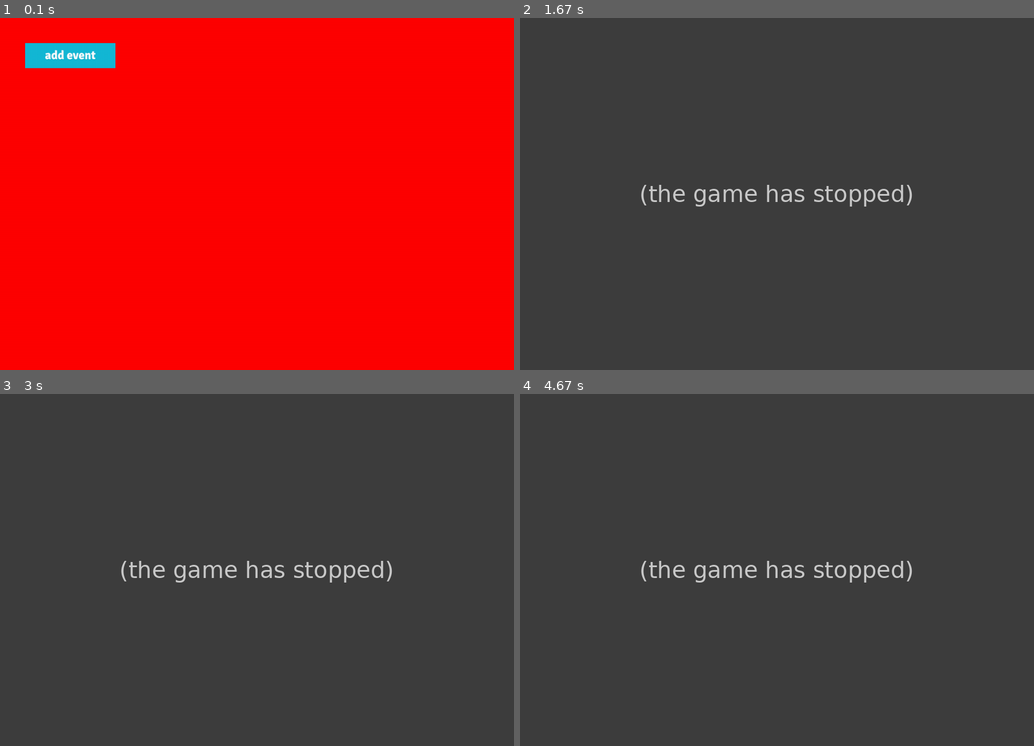
Above: before the commit, frames 1-4 (two rows, left to right).
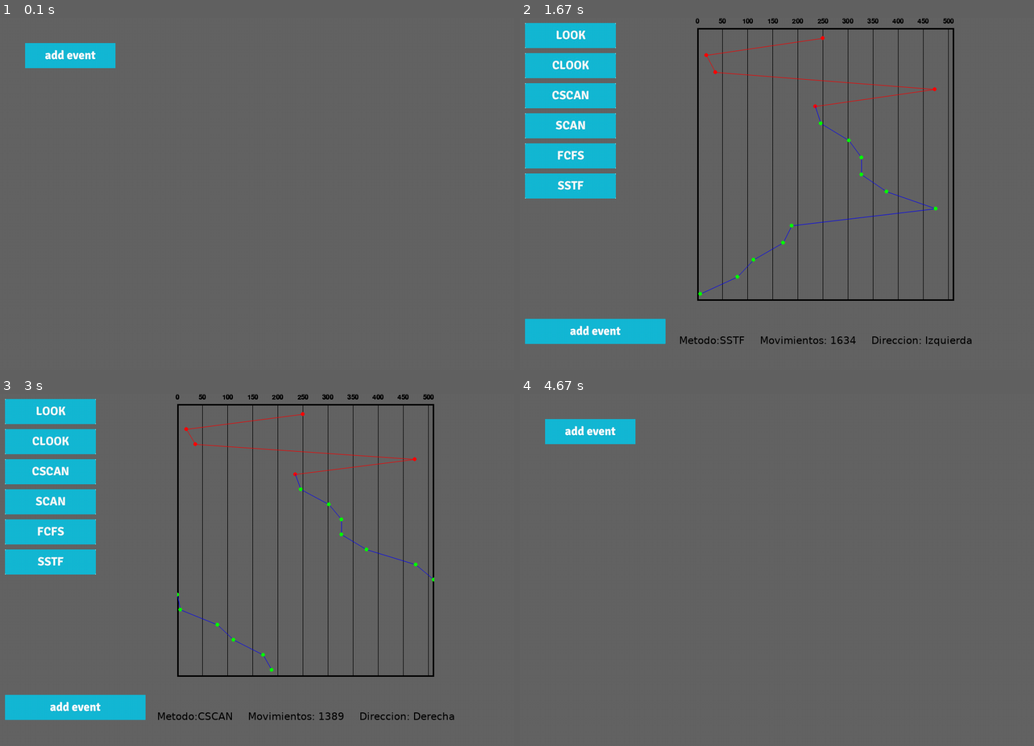
Above: after the commit, the same moments.

Repository: farfanoide/simuladorHDD
Game: pygame game, started from testppal.py
Same seed, same stepped clock (60 frames per second), same inputs: the game is played once before the commit and once after it. The source is Python 2; it was converted automatically to run under Python 3.
Inputs (mouse positions are in pixels of both pictures, inside the frame that each line leads up to):
- Up to frame 1 (0.1 s): no input
- Up to frame 2 (1.67 s): click (591, 56) at 0.38 s; click (571, 35) at 0.72 s; click (571, 186) at 1.05 s
- Up to frame 3 (3 s): click (51, 471) at 1.88 s
- Up to frame 4 (4.67 s): click (571, 439) at 3.22 s; click (581, 492) at 3.55 s; click (597, 707) at 4.38 s

The runs differ from the first frame. In frame 1, 99% of the frame differs, in the area x 0-100%, y 0-100%; in frame 2, 99%; in frame 3, 99%; in frame 4, 100%.
Error before the commit: NameError: name 'results' is not defined (testppal.py line 30); the game stopped at 0.72 s (later frames are placeholders)

Commit message:
two screens working

Diff:
--- a/gui/guiclasses.py
+++ b/gui/guiclasses.py
@@ -1,48 +1,136 @@
 import os,sys,pygame
 from pygame.locals import *
 from buttons import BaseButton
+from gui.graphic import Graphic
 
 
 class SetUpScreen():
 
-	def __init__(self, screen, obj):
+	def __init__(self, screen, bkg_colour, obj):
 		self.screen = screen
-		self.screen.fill((255,0,0))
+		self.bkg_colour = bkg_colour
+		self.screen.fill(self.bkg_colour)
 		self.lote = obj
 		self.buttons = []
-		self.buttons.append(BaseButton(101, (50,50),  obj_class = self, action = "switchSelect", img="gui/img/button_small.png"))
+		self.buttons.append(BaseButton(159, (50,50),  obj_class = self, action = "switchSelect", img="gui/img/button_small.png"))
 		self.selected = True
 
 	def showScreen(self):
-		self.screen.fill((255,0,0))
+		self.screen.fill(self.bkg_colour)
 		for button in self.buttons:
 			self.screen.blit(button.img, button.pos)
 		pygame.display.update()
 
 	def switchSelect(self):
+		self.screen.fill(self.bkg_colour)
 		self.selected = not self.selected
 
 class AlgorithmScreen():
 
-	def __init__(self, screen,obj):
+	"""Class that handle the graphics section of the main screen"""
+	def __init__(self, screen, bkg_colour, simulation):
+		####
 		self.screen = screen
-		self.screen.fill((0,0,255))
+		self.width = screen.get_width()
+		self.height = screen.get_height()
+		self.graphic_screen = pygame.Surface((self.width,self.height))
+		self.graphic_screen.fill(bkg_colour)
+		self.bkg_colour = bkg_colour
+		self.simulation = simulation
+		#####
+		self.graphic = Graphic((int(self.width*1/5), 0, int(self.width*4/5), int(self.height*5/6)), (100,100,100), self.simulation.max_tracks+1)
+		self.leyend_sfc = pygame.Surface((int(self.width*4/5),int(self.height) - int(self.height*5/6)))
+		self.leyend_sfc.fill(bkg_colour)
+		self.graphic_screen.blit(self.leyend_sfc,(0,int(self.height*5/6) ))
+		self.selected = False
 		self.buttons = []
-		self.lote = obj
-		self.selected = False
 		self.buttons.append(BaseButton(101, (10,600), obj_class = self, action = "switchSelect", img="gui/img/button.png"))
-		self.buttons.append(BaseButton(2, (10,10), obj_class = self.lote, action = "executeLOOK", img = "gui/img/LOOK.jpg"))
-		self.buttons.append(BaseButton(3, (10,70), obj_class = self.lote, action = "executeCLOOK", img ="gui/img/CLOOK.jpg"))
-		self.buttons.append(BaseButton(4, (10,130), obj_class = self.lote, action = "executeCSCAN", img ="gui/img/CSCAN.jpg"))
-		self.buttons.append(BaseButton(5, (10,190), obj_class = self.lote, action = "executeSCAN", img ="gui/img/SCAN.jpg"))
-		self.buttons.append(BaseButton(6, (10,250), obj_class = self.lote, action = "executeFCFS", img ="gui/img/FCFS.jpg"))
-		self.buttons.append(BaseButton(7, (10,310), obj_class = self.lote, action = "executeSSTF", img ="gui/img/SSTF.jpg"))
+		self.buttons.append(BaseButton(2, (10,10), obj_class = self.simulation, action = "executeLOOK", img = "gui/img/LOOK.jpg"))
+		self.buttons.append(BaseButton(3, (10,70), obj_class = self.simulation, action = "executeCLOOK", img ="gui/img/CLOOK.jpg"))
+		self.buttons.append(BaseButton(4, (10,130), obj_class = self.simulation, action = "executeCSCAN", img ="gui/img/CSCAN.jpg"))
+		self.buttons.append(BaseButton(5, (10,190), obj_class = self.simulation, action = "executeSCAN", img ="gui/img/SCAN.jpg"))
+		self.buttons.append(BaseButton(6, (10,250), obj_class = self.simulation, action = "executeFCFS", img ="gui/img/FCFS.jpg"))
+		self.buttons.append(BaseButton(7, (10,310), obj_class = self.simulation, action = "executeSSTF", img ="gui/img/SSTF.jpg"))
+
+	def __calculate_coordinates(self, requirements):
+		reqs_quantity = 0
+		for reqs in requirements:
+			if reqs:
+				reqs_quantity += len(reqs)
+		print requirements
+		coordinates = ([],[],[])
+		# height of the graphic
+		y_axis = self.graphic.height - 2* self.graphic.padding
+		step = int(y_axis / reqs_quantity)
+		i = self.graphic.padding
+		for x in range(len(requirements)):
+			if requirements[x]:
+				for req in requirements[x]:
+					coordinate = ((req, i))
+					i += step
+					coordinates[x].append(coordinate)
+		return coordinates
+
+	def print_canvas(self):
+		self.graphic.draw_grid(50)
+		self.graphic.label_grid(50)
+		self.graphic.canvas_sfc.blit(self.graphic.graphic_sfc,self.graphic.grid_rect)
+		self.graphic_screen.blit(self.graphic.canvas_sfc, (0,0))
+
+	def print_graphic(self, list_reqs):
+		self.print_canvas()
+		self.graphic.draw_graphic(self.__calculate_coordinates(list_reqs))
+		self.graphic_screen.blit(self.graphic.canvas_sfc,(0,0))
+
+
+	def print_leyends(self, algorithm='Algoritmo', movements='movs', direction="derOizq"):
+		self.leyend_sfc.fill((self.bkg_colour))
+		if direction:
+			directiontxt = 'Derecha'
+		else:
+			directiontxt = 'Izquierda'
+		leyend = 'Metodo:' + algorithm + '     Movimientos: ' + \
+			str(movements) + '     Direccion: ' + directiontxt
+		pygame.font.init()
+		# Let's make the font obj match the space available
+		font_size = 500
+		leyend_Font = pygame.font.SysFont("ubuntu",font_size)
+		while ((leyend_Font.size(leyend)[1] > self.leyend_sfc.get_height()) or (leyend_Font.size(leyend)[0] > self.leyend_sfc.get_width())):
+			font_size -= 10
+			leyend_Font = pygame.font.SysFont("ubuntu",font_size)
+
+		# Now make the Surface with the font
+		txt_surface = leyend_Font.render(leyend, True, (0, 0, 0))
+		#center the surface in the available space
+		rect_sfc = txt_surface.get_rect()
+		print rect_sfc
+		rect_sfc[1] =(self.leyend_sfc.get_height() - txt_surface.get_height()) /2
+		rect_sfc[0] = (self.leyend_sfc.get_width() - txt_surface.get_width())/2
+
+		#Finally we blit the surface with de centered coordinates
+		self.leyend_sfc.blit(txt_surface, rect_sfc)
+		self.graphic_screen.blit(self.leyend_sfc,(0,int(self.height*5/6) ))
+
+		return rect_sfc
+
+	def print_reqs_attended(self):
+		pygame.font.init()
+		txt = pygame.font.SysFont(None,40)
+		txt_sfc = txt.render("Req. Atendidos",True,(0,0,0))
+		self.graphic_screen.blit(txt_sfc,((3*self.width[0]/4+(self.width[0]/4 - txt_sfc.get_width())/2),0))
+		req_txt = pygame.font.SysFont(None,25)
+		i=txt_sfc.get_height()
+		for element in self.simulation.algorithm.attended:
+			req_sfc = req_txt.render(str(element),True,(0,0,0))
+			self.graphic_screen.blit(req_sfc,((3*self.width[0]/4+(self.width[0]/4 - txt_sfc.get_width())/2),i))
+			i+=req_sfc.get_height()
 
 	def showScreen(self):
-		self.screen.fill((0,0,255))
+		# self.screen.fill(self.bkg_colour)
 		for button in self.buttons:
 			self.screen.blit(button.img, button.pos)
 		pygame.display.update()
 
 	def switchSelect(self):
+		self.screen.fill(self.bkg_colour)
 		self.selected = not self.selected
--- a/gui/screen_algorithms.py
+++ b/gui/screen_algorithms.py
@@ -3,22 +3,35 @@
 import pygame
 from pygame.locals import *
 from graphic import Graphic
+from buttons import BaseButton
 
 
-class ScreenAlgorithms:
+class ScreenAlgorithms():
 
     """Class that handle the graphics section of the main screen"""
-    def __init__(self, size, bkg_colour, simulation):
-        self.width = size[0]
-        self.height = size[1]
-        self.graphic_screen = pygame.Surface(size)
+    def __init__(self, screen, bkg_colour, simulation):
+        ####
+        self.screen = screen
+        self.width = screen.get_width()
+        self.height = screen.get_height()
+        self.graphic_screen = pygame.Surface((self.width,self.height))
         self.graphic_screen.fill(bkg_colour)
         self.bkg_colour = bkg_colour
         self.simulation = simulation
+        #####
         self.graphic = Graphic((int(self.width*1/5), 0, int(self.width*4/5), int(self.height*5/6)), (100,100,100), self.simulation.max_tracks+1)
         self.leyend_sfc = pygame.Surface((int(self.width*4/5),int(self.height) - int(self.height*5/6)))
-        self.leyend_sfc.fill((255,0,0))
+        self.leyend_sfc.fill(bkg_colour)
         self.graphic_screen.blit(self.leyend_sfc,(0,int(self.height*5/6) ))
+        self.selected = False
+        self.buttons = []
+        self.buttons.append(BaseButton(101, (10,600), obj_class = self, action = "switchSelect", img="gui/img/button.png"))
+        self.buttons.append(BaseButton(2, (10,10), obj_class = self.simulation, action = "executeLOOK", img = "gui/img/LOOK.jpg"))
+        self.buttons.append(BaseButton(3, (10,70), obj_class = self.simulation, action = "executeCLOOK", img ="gui/img/CLOOK.jpg"))
+        self.buttons.append(BaseButton(4, (10,130), obj_class = self.simulation, action = "executeCSCAN", img ="gui/img/CSCAN.jpg"))
+        self.buttons.append(BaseButton(5, (10,190), obj_class = self.simulation, action = "executeSCAN", img ="gui/img/SCAN.jpg"))
+        self.buttons.append(BaseButton(6, (10,250), obj_class = self.simulation, action = "executeFCFS", img ="gui/img/FCFS.jpg"))
+        self.buttons.append(BaseButton(7, (10,310), obj_class = self.simulation, action = "executeSSTF", img ="gui/img/SSTF.jpg"))
 
     def __calculate_coordinates(self, requirements):
         reqs_quantity = 0
@@ -39,10 +52,6 @@
                     coordinates[x].append(coordinate)
         return coordinates
 
-
-
-
-
     def print_canvas(self):
         self.graphic.draw_grid(50)
         self.graphic.label_grid(50)
@@ -56,7 +65,7 @@
 
 
     def print_leyends(self, algorithm='Algoritmo', movements='movs', direction="derOizq"):
-        self.leyend_sfc.fill(((255,0,0)))
+        self.leyend_sfc.fill((self.bkg_colour))
         if direction:
             directiontxt = 'Derecha'
         else:
@@ -89,10 +98,20 @@
         pygame.font.init()
         txt = pygame.font.SysFont(None,40)
         txt_sfc = txt.render("Req. Atendidos",True,(0,0,0))
-        self.graphic_screen.blit(txt_sfc,((3*self.size[0]/4+(self.size[0]/4 - txt_sfc.get_width())/2),0))
+        self.graphic_screen.blit(txt_sfc,((3*self.width[0]/4+(self.width[0]/4 - txt_sfc.get_width())/2),0))
         req_txt = pygame.font.SysFont(None,25)
         i=txt_sfc.get_height()
         for element in self.simulation.algorithm.attended:
             req_sfc = req_txt.render(str(element),True,(0,0,0))
-            self.graphic_screen.blit(req_sfc,((3*self.size[0]/4+(self.size[0]/4 - txt_sfc.get_width())/2),i))
+            self.graphic_screen.blit(req_sfc,((3*self.width[0]/4+(self.width[0]/4 - txt_sfc.get_width())/2),i))
             i+=req_sfc.get_height()
+
+    def showScreen(self):
+        # self.screen.fill(self.bkg_colour)
+        for button in self.buttons:
+            self.screen.blit(button.img, button.pos)
+        pygame.display.update()
+
+    def switchSelect(self):
+        self.screen.fill(self.bkg_colour)
+        self.selected = not self.selected
--- a/testppal.py
+++ b/testppal.py
@@ -2,40 +2,51 @@
 from pygame.locals import *
 from gui.guiclasses import *
 from simulator import Simulator
+from gui.screen_algorithms import *
 # from gui.screen_algorithms import ScreenAlgorithms
 ##begin
 pygame.init()
 
 screen = pygame.display.set_mode((1024,702))
 sim = Simulator()
-sus = SetUpScreen(screen,sim)
-als = AlgorithmScreen(screen,sim)
+sim.random_list()
+sim.add_random_pf(4)
+sus = SetUpScreen(screen, (100,100,100), sim)
+als = AlgorithmScreen(screen, (100,100,100), sim)
 run = True
 
 while run:
-	if sus.selected:
-		buttons = sus.buttons
-		sus.showScreen()
-	else:
-		buttons = als.buttons
-		als.showScreen()
+    if sus.selected:
+        buttons = sus.buttons
+        sus.showScreen()
+    else:
+        buttons = als.buttons
+        als.showScreen()
 
-	for event in pygame.event.get():
-		if event.type == pygame.MOUSEBUTTONDOWN:
-			pos = pygame.mouse.get_pos()
-			for button in buttons:
-				if button.clicked(pos):
-					if button.id <100:
-						result = button.executeAction()
-						reqs = results[0][0]
-						movs = str(results[0][1])
-						dire = results[0][2]
-					else:
-						sus.switchSelect()
-		if event.type == pygame.QUIT:
-			run = False
-		#faster dubugging
-		if event.type == pygame.KEYDOWN and event.key == pygame.K_ESCAPE:
-			run = False
+    for event in pygame.event.get():
+        if event.type == pygame.MOUSEBUTTONDOWN:
+            pos = pygame.mouse.get_pos()
+            for button in buttons:
+                print button.id
+                if button.clicked(pos):
+                    print button.id
+                    if button.id < 100:
+                        results = button.executeAction()
+                        print results
+                        reqs = results[0][0]
+                        movs = str(results[0][1])
+                        dire = results[0][2]
+                        als.print_graphic(reqs)
+                        als.print_leyends(results[1],results[0][1],results[0][2])
+                        screen.blit(als.graphic_screen,(200,0))
+                        pygame.display.update()
+                    else:
+                        sus.switchSelect()
+
+        if event.type == pygame.QUIT:
+            run = False
+        #faster dubugging
+        if event.type == pygame.KEYDOWN and event.key == pygame.K_ESCAPE:
+            run = False
 pygame.quit()
 sys.exit()
